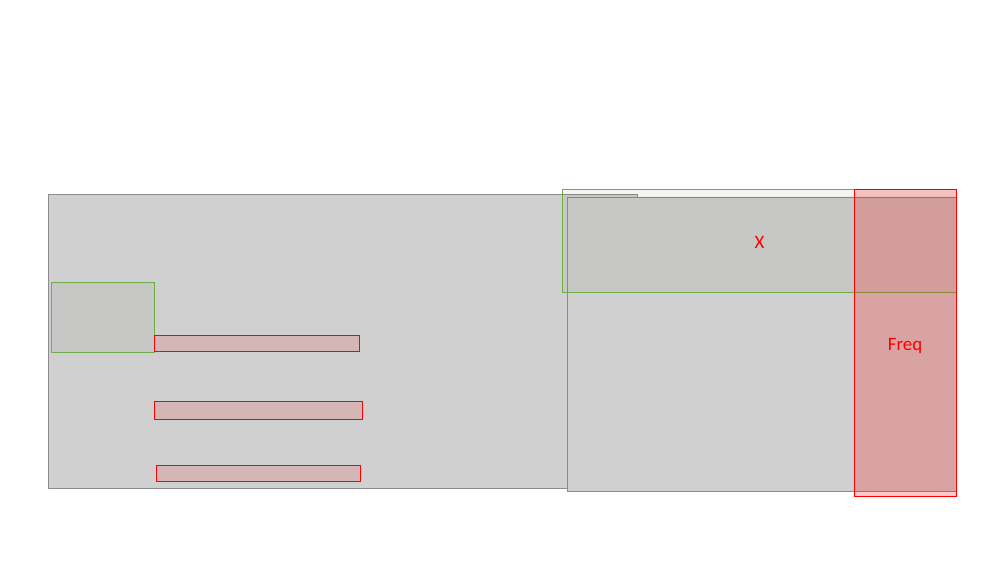
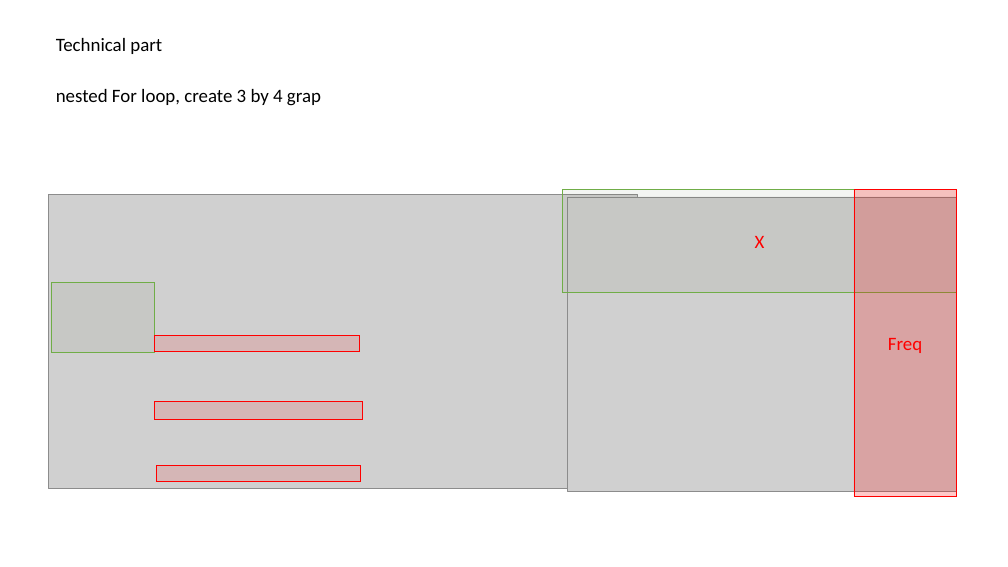
Before and after one commit to heyamins/Final_project, a slide deck: slide 3 of Final Presentation.pptx. Drawn at 1008x567 pixels with LibreOffice and Linux fonts; fonts in the diff are those of the drawing; grey boxes stand for pictures. Boxes give left, top, right and bottom in pixels: in the first picture for what was removed or moved away, otherwise in the second. Text is boxed around its words. In the diff, an @@ line names an element or a change of style, - is before the commit and + after.

```diff
--- a/Final Presentation.pptx
+++ b/Final Presentation.pptx
@@ text added at [56,38,162,54], 18 pt, text #000000 @@
+Technical part
@@ text added at [56,89,321,106], 18 pt, text #000000 @@
+nested For loop, create 3 by 4 grap
```
Also in this commit, not shown: 1 slide added, 1 slide removed, 2 other files.
